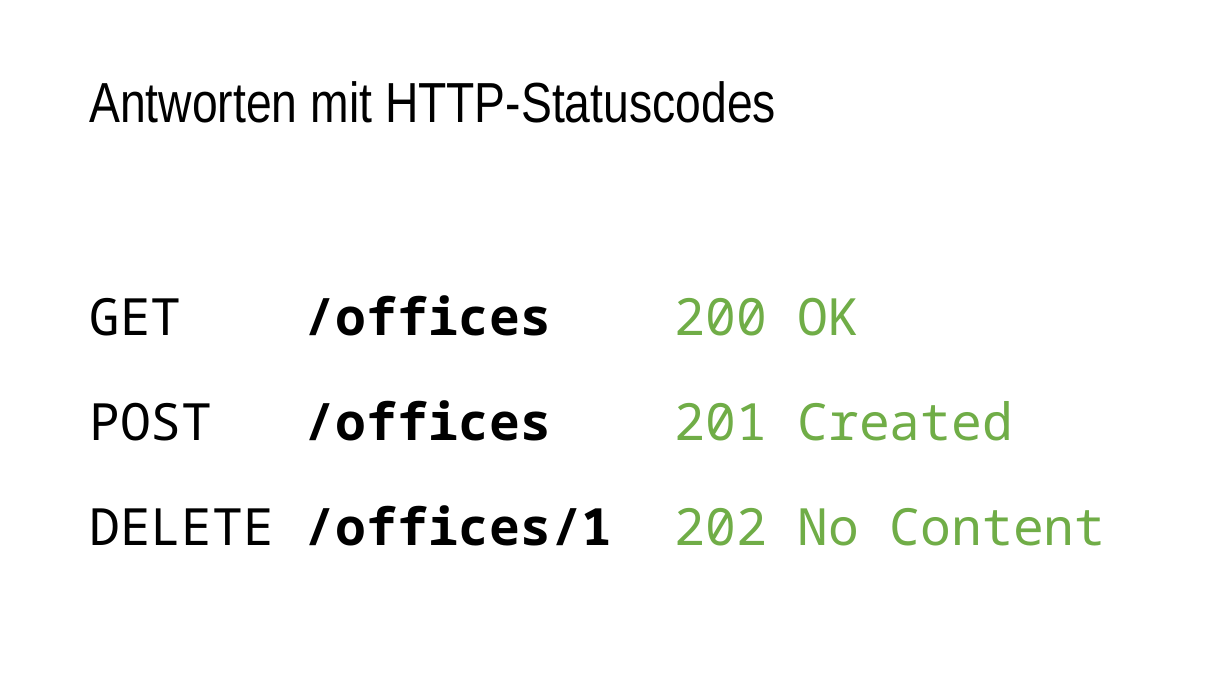
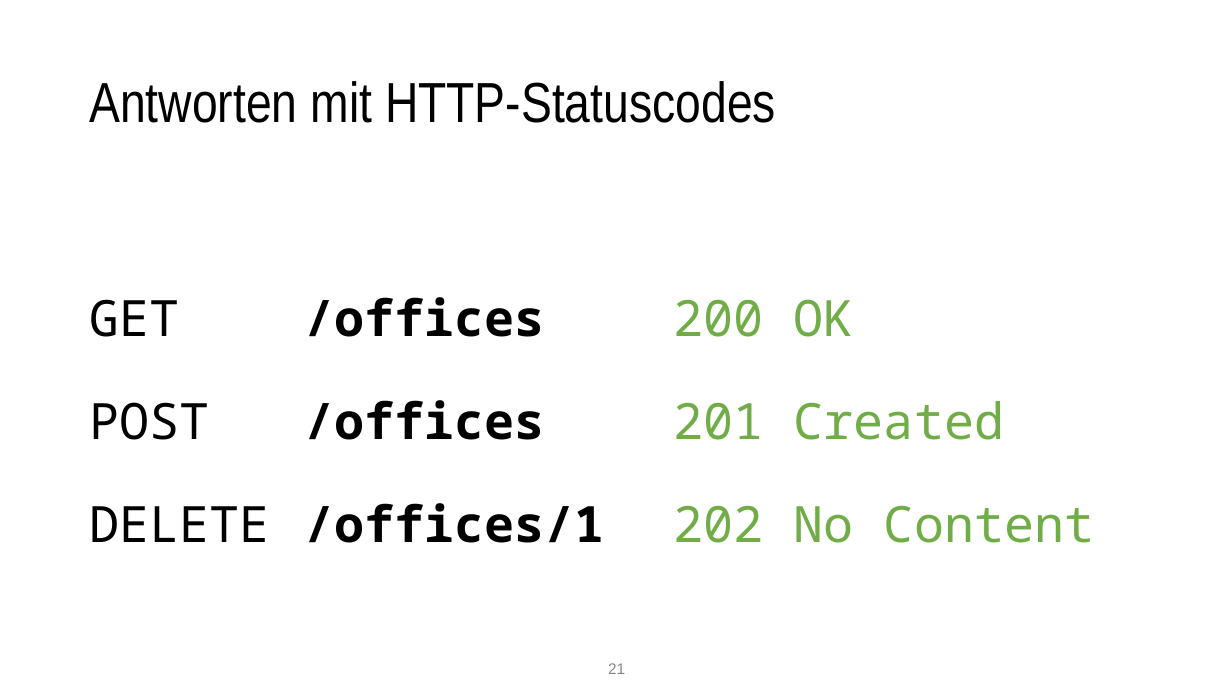
Before and after one commit to nordlb-public/techtalks, a slide deck: slide 21 of 01-api-design/präsentation.pptx. Drawn at 1232x693 pixels with LibreOffice and Linux fonts; fonts in the diff are those of the drawing. Boxes give left, top, right and bottom in pixels: in the first picture for what was removed or moved away, otherwise in the second. Text is boxed around its words. In the diff, an @@ line names an element or a change of style, - is before the commit and + after.

```diff
--- a/01-api-design/präsentation.pptx
+++ b/01-api-design/präsentation.pptx
@@ text "GET /offices 200 OK" at box(89, 297, 1094, 543): size 40 to 39 pt @@
@@ page number added at box(608, 663, 625, 674), 12 pt, text #888888 @@
+21
```
Also in this commit, not shown: 24 other slides changed, 11 slides added, 1 slide removed, 3 other files.
